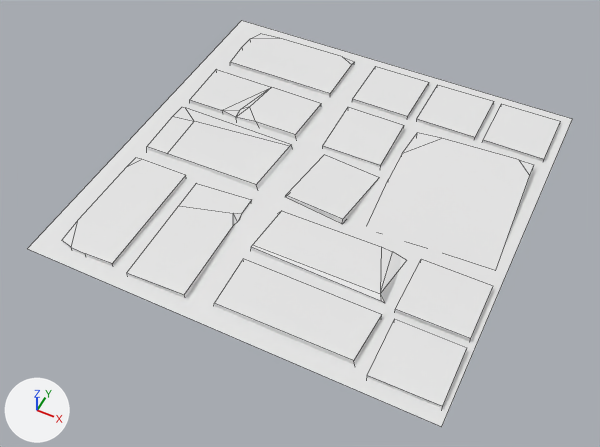
The FBX model Assets/Art/Models/Room Components/ground_tiles_2.fbx as it was, and as the next commit left it.
One viewpoint serves both versions: a camera (50 mm lens) standing at (7.26, -15.79, 17.45) and looking at (-0.08, -1.1, -0.91). The lights are fixed; the arrows at lower left show +X, +Y and +Z. The older version comes first. Mesh edges are drawn as thin lines. Where no turn or scale is listed for an object, it has been applied to the vertices.

Names of what the first picture shows: 'Ground_Tile_2'.
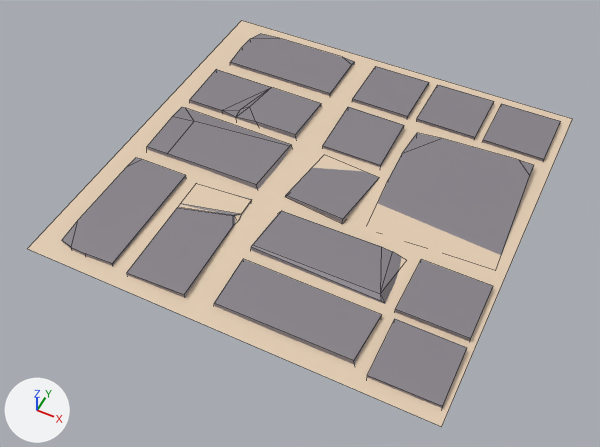
What changed in the scene script:
```text
Add mat_stone:
    mat_stone = principled_material('stone')
    mat_stone.base_color = (0.238, 0.22, 0.246)  # grey #868188
Add mat_dirt_ground:
    mat_dirt_ground = principled_material('dirt_ground')
    mat_dirt_ground.base_color = (0.784, 0.617, 0.456)  # beige #e5ceb4
    mat_dirt_ground.roughness = 0.4
Change me_plane_015:
    used by ob_ground_tile_2; location = (0.0, 0.0, 0.0)
    remove me_plane_015.from_pydata(...)  # 170 vertices, 110 faces; spans x -5.98..6.02, y -6.0..6.0, z -0.36..0.21
    add me_plane_015.from_pydata(...)  # 174 vertices, 112 faces; spans x -5.98..6.02, y -6.0..6.0, z -0.36..0.21
    me_plane_015 part 1
    2 vertices are removed from x -3.13..-1.57, y -2.78..-2.37, z 0.01..0.04
    5 faces are deleted
    6 vertices are added at (-3.12, -2.87, 0.01), (-3.13, -2.69, 0.0), (-3.14, -2.79, -0.03), (-1.52, -2.45, 0.05), (-1.5, -2.41, 0.01), (-1.5, -2.38, 0.01)
    7 new faces join them, mat_stone (grey #868188)
    me_plane_015 part 2: 1 face spanning x -5.98..6.02, y -6.0..6.0, z 0.0 switches from no material to mat_dirt_ground (beige #e5ceb4)
    me_plane_015 part 3: 104 faces spanning x -5.32..5.87, y -5.56..5.57, z -0.36..0.21 switch from no material to mat_stone (grey #868188)
    add me_plane_015.materials.append(mat_dirt_ground)  # beige #e5ceb4
```

Pixel boxes [x1, y1, x2, y2] of what changed, in the pictures (600 x 447 px; the box of a moved part takes in the faces that stretch with it):
part 1 of me_plane_015, moved or reshaped: before [127, 191, 252, 294]; after [127, 204, 240, 294]
part 2 of me_plane_015, recoloured (white to beige): [27, 20, 573, 427] in both
part 3 of me_plane_015, recoloured (white to grey): [62, 34, 561, 408] in both
